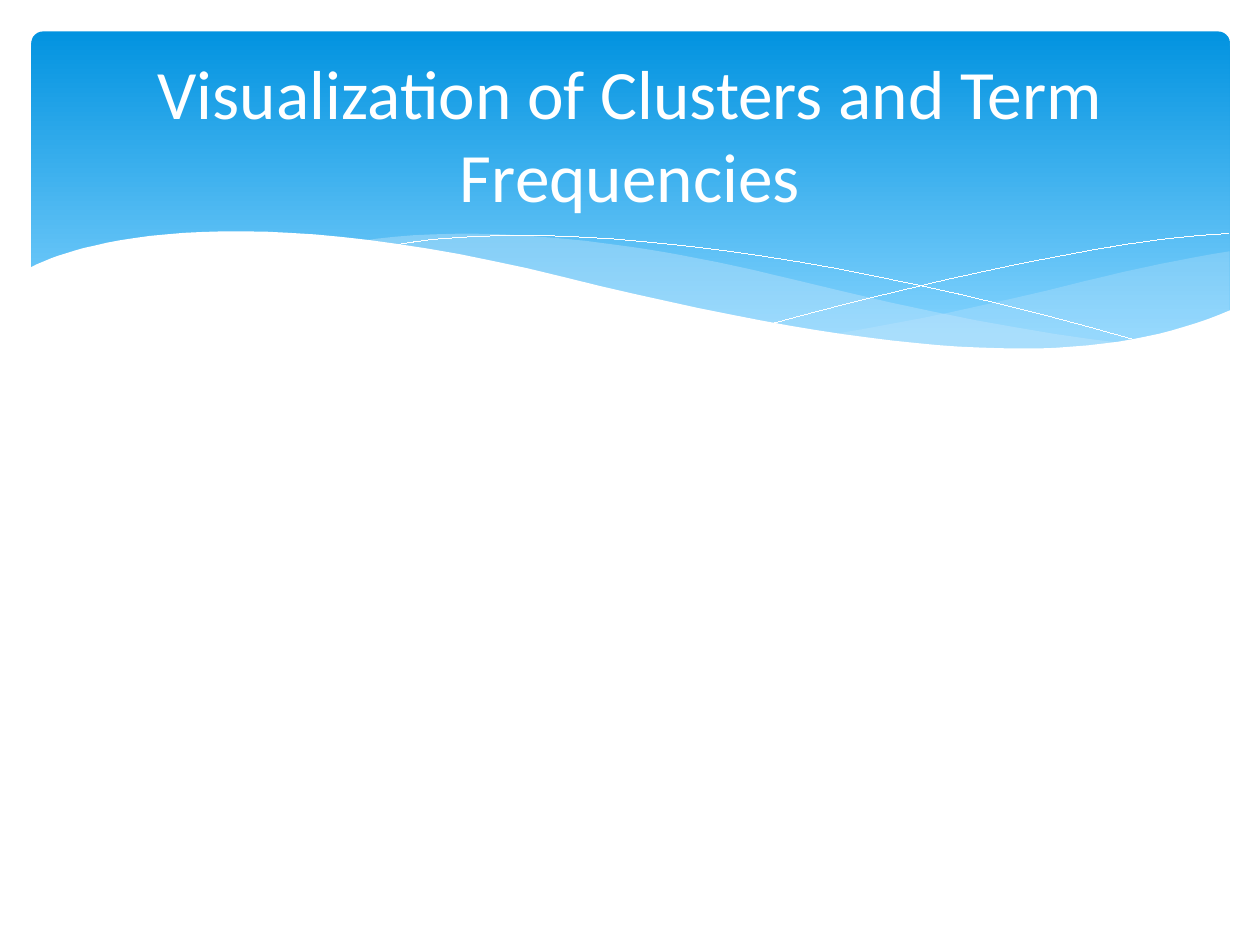
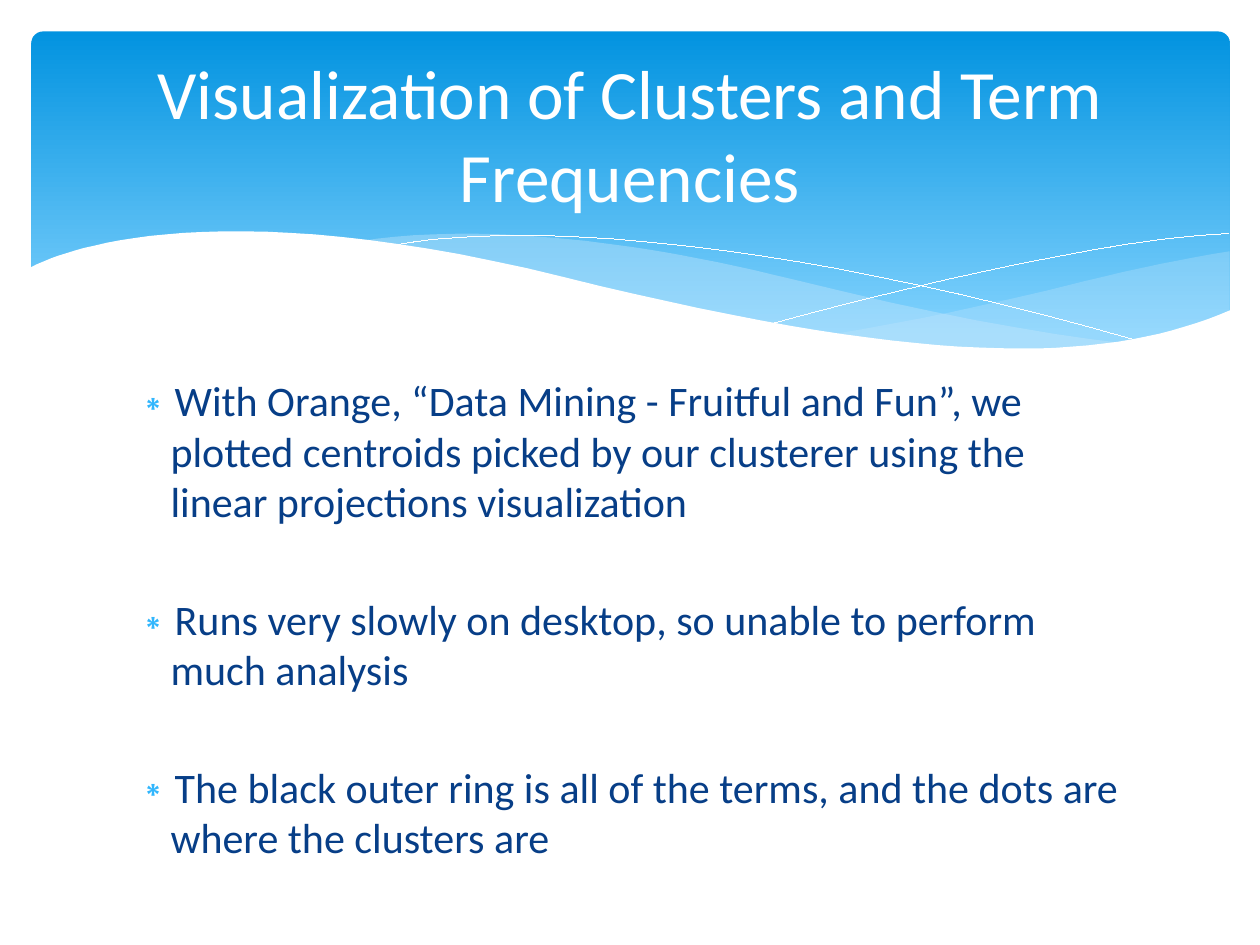
Before and after one commit to Mletter1/Challenge1, a slide deck: slide 13 of Presentation.pptx. Drawn at 1260x945 pixels with LibreOffice and Linux fonts; fonts in the diff are those of the drawing. Boxes give left, top, right and bottom in pixels: in the first picture for what was removed or moved away, otherwise in the second. Text is boxed around its words. In the diff, an @@ line names an element or a change of style, - is before the commit and + after.

```diff
--- a/Presentation.pptx
+++ b/Presentation.pptx
@@ text added at bbox=[171, 386, 1118, 854], 24 pt, text #073E87 @@
+∗ With Orange, “Data Mining - Fruitful and Fun”, we plotted centroids picked by our clusterer using the linear projections visualization
+∗ Runs very slowly on desktop, so unable to perform much analysis
+∗ The black outer ring is all of the terms, and the dots are where the clusters are
```
Also in this commit, not shown: 2 other slides changed, 2 slides added, 1 slide removed.
